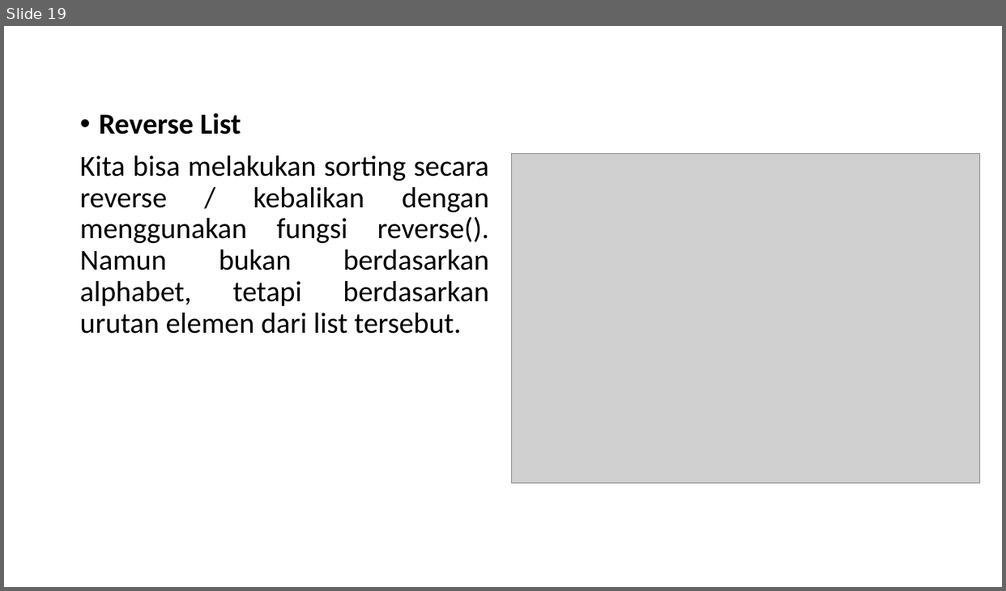
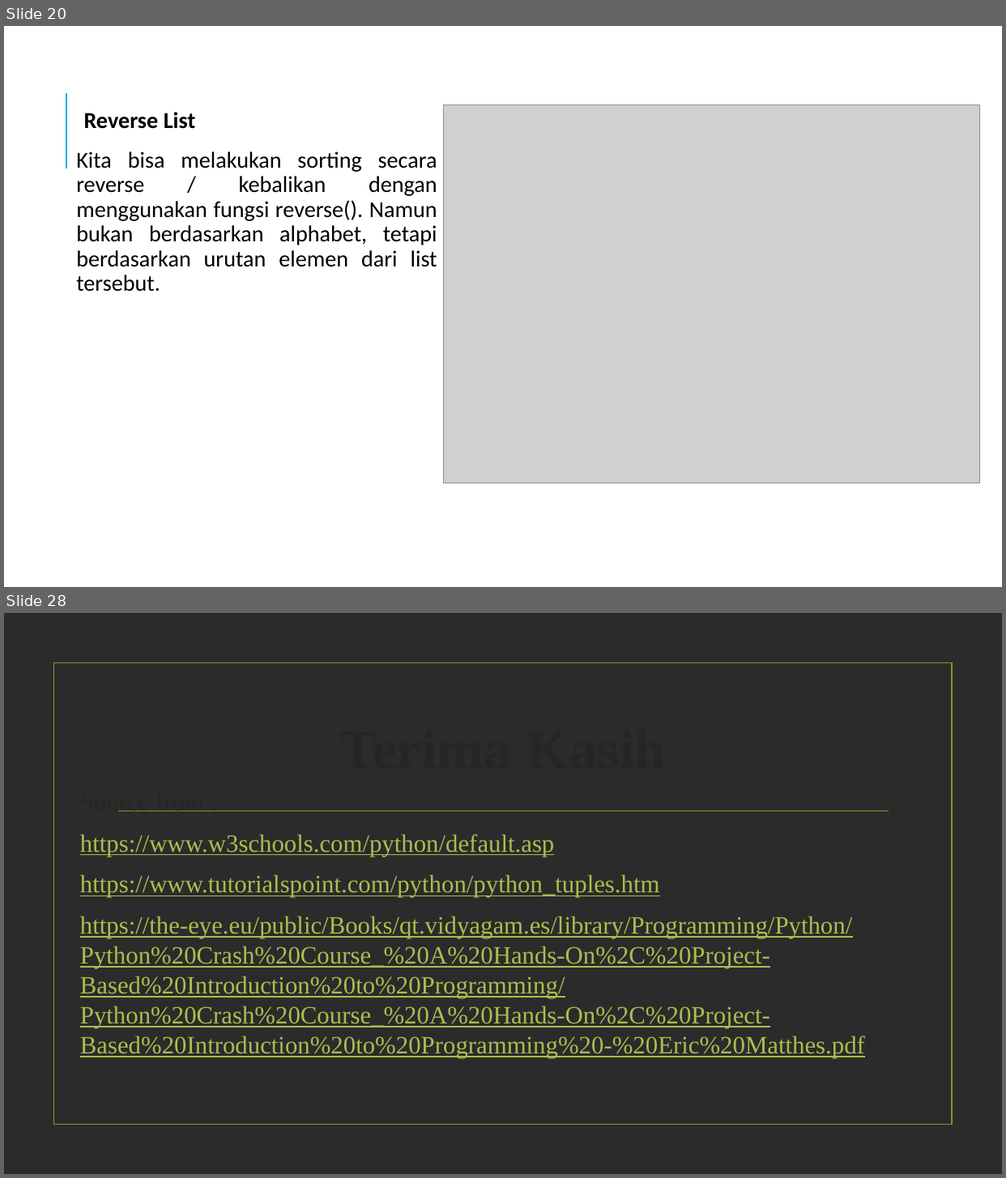
Before and after one commit to gunturadil/Deep-Learning_Guntur-Adil, a slide deck: Bahan ppt_Deep Learnin (dasar python)_Guntur Adil A.pptx. Shown one above the other, each under a label of ours: slide 19 before the commit, slides 20 and 28 after it; the slides between them are not shown. The pictures are 1006x591 and 1006x1178 pixels, drawn with LibreOffice and Linux fonts; fonts in the diff are those of the drawing; grey boxes stand for pictures; background and template pictures are left out; a plain dark background stands for a picture behind light text. Boxes give left, top, right and bottom in pixels: in the first picture for what was removed or moved away, otherwise in the second. Text is boxed around its words. In the diff, an @@ line names an element or a change of style, - is before the commit and + after.

```diff
--- a/Bahan ppt_Deep Learnin (dasar python)_Guntur Adil A.pptx
+++ b/Bahan ppt_Deep Learnin (dasar python)_Guntur Adil A.pptx
@@ slide 28 added at (4,613,1002,1174), background picture (left out) @@
@@ rectangle added at (53,663,952,1125), outline #83992A 1.25 pt @@
@@ title added at (110,693,897,800), 54 pt, text #262626, bold @@
+Terima Kasih
@@ text added at (80,811,865,1059), 24 pt, text #A8BF4D, underline @@
+Source from :
+https://www.w3schools.com/python/default.asp
+https://www.tutorialspoint.com/python/python_tuples.htm
+https://the-eye.eu/public/Books/qt.vidyagam.es/library/Programming/Python/Python%20Crash%20Course_%20A%20Hands-On%2C%20Project-Based%20Introduction%20to%20Programming/Python%20Crash%20Course_%20A%20Hands-On%2C%20Project-Based%20Introduction%20to%20Programming%20-%20Eric%20Matthes.pdf
@@ line added from (118, 811) to (889, 811), #83992A 1.25 pt @@
@@ what was slide 19 is now slide 20 @@
@@ slide 20 changed as well @@
@@ line added from (66, 169) to (66, 93), #1CADE4 1.5 pt @@
@@ text "Reverse List" at (76,112,437,292): size 28 to 22 pt; bullet • to  ; more space between paragraphs @@
@@ picture: place and size @@
-picture at (512,154,979,484)
+picture at (444,105,980,484)
```
Also in this commit, not shown: 18 other slides changed, 8 other slides added, 4 slides removed.
